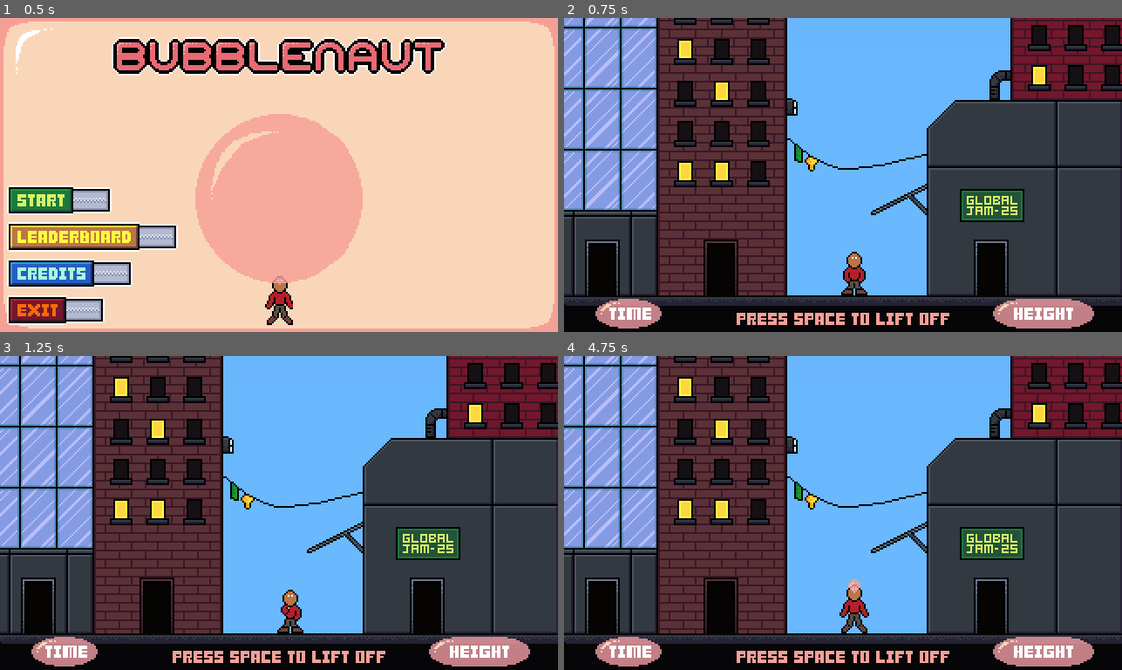
Above: before the commit, frames 1-4 (two rows, left to right).
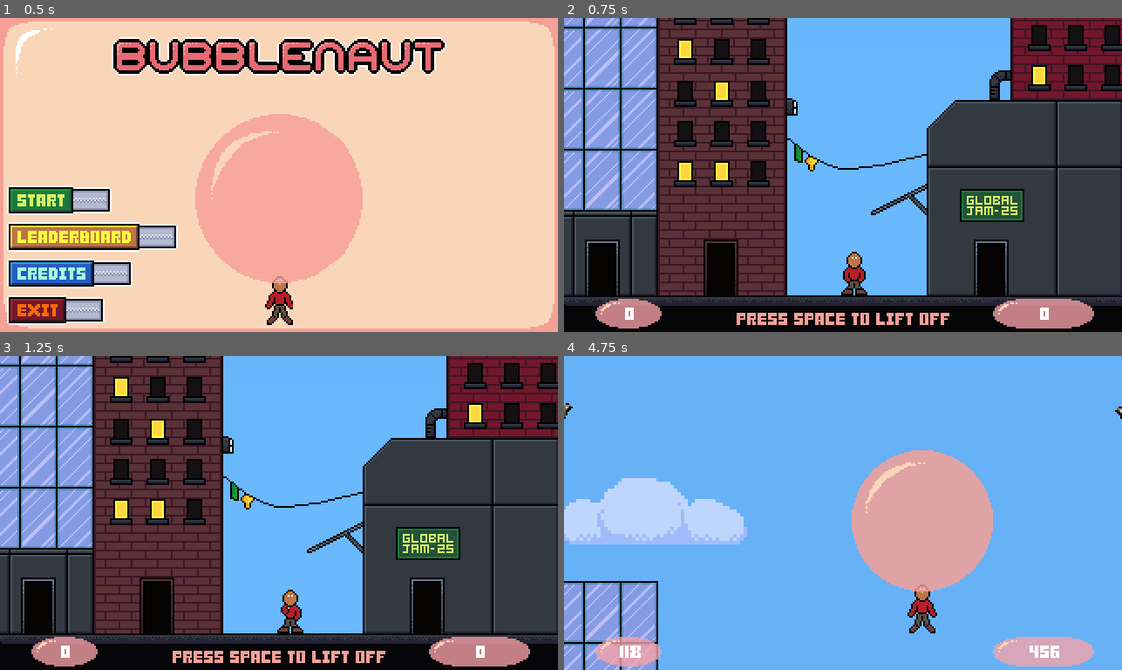
Above: after the commit, the same moments.

Repository: eagle-eye-scouter/GGJ_BubbleBlowing
Game: Godot game, scene res://scenes/main_menu.tscn
Same seed, same stepped clock (60 frames per second), same inputs: the game is played once before the commit and once after it.
Inputs (mouse positions are in pixels of both pictures, inside the frame that each line leads up to):
- Up to frame 1 (0.5 s): no input
- Up to frame 2 (0.75 s): click (658, 200) at 0.5 s
- Up to frame 3 (1.25 s): no input
- Up to frame 4 (4.75 s): tap Enter (ui_accept) at 1.25, 1.52, 2.27, 2.75, 3.77, 4.52 s; hold D (player_right) 1.28-2.03 s; hold Space (player_breath) 1.28-2.03 s; hold S (player_down) 2.03-2.78 s; tap End (sacred_mode) at 2.1, 3.6 s; hold D (player_right) 2.78-3.53 s; hold Space (player_breath) 2.78-3.53 s; hold W (player_up) 3.53-4.28 s; hold A (player_left) from 4.28 s (still down); hold Space (player_breath) from 4.28 s (still down)

Frame 1 is identical in both runs. In frame 2, 0.5% of the frame differs, in the area x 8-92%, y 92-97%; in frame 3, 0.5%; in frame 4, 79%, in the area x 0-100%, y 0-100%.
Error before the commit: Parse Error: Identifier "new_score" not declared in the current scope. (res://scripts/player.gd:163)

Commit message:
Fix conflict player break

Diff:
--- a/scripts/player.gd
+++ b/scripts/player.gd
@@ -159,10 +159,9 @@
 
 func calculate_score(victory: bool):
 	var altitude = abs(max_altitude - sea_level)
+	var new_score = altitude
 	if (victory):
 		new_score = altitude + (altitude * timer.time_left/10)
-	else:
-		new_score = altitude
 	if (score < new_score):
 		score = new_score
 	print("Calculated score: ", score)
